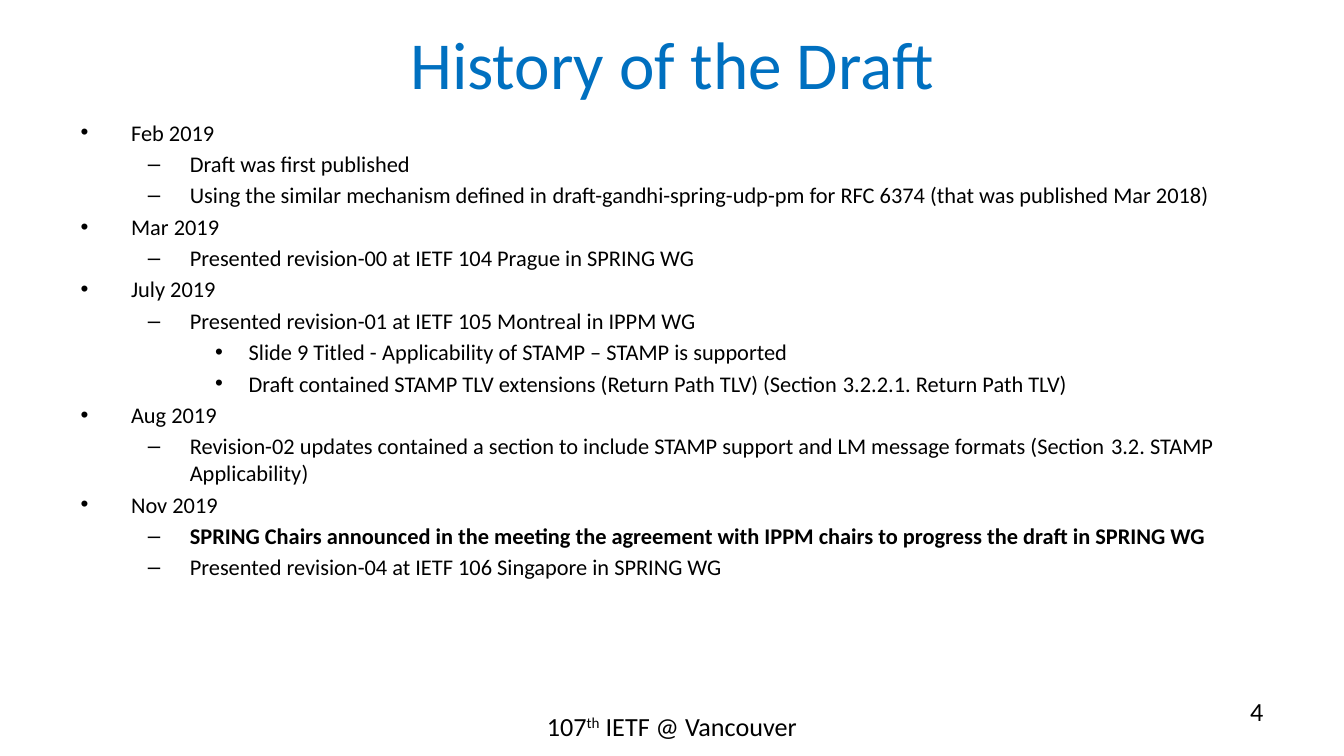
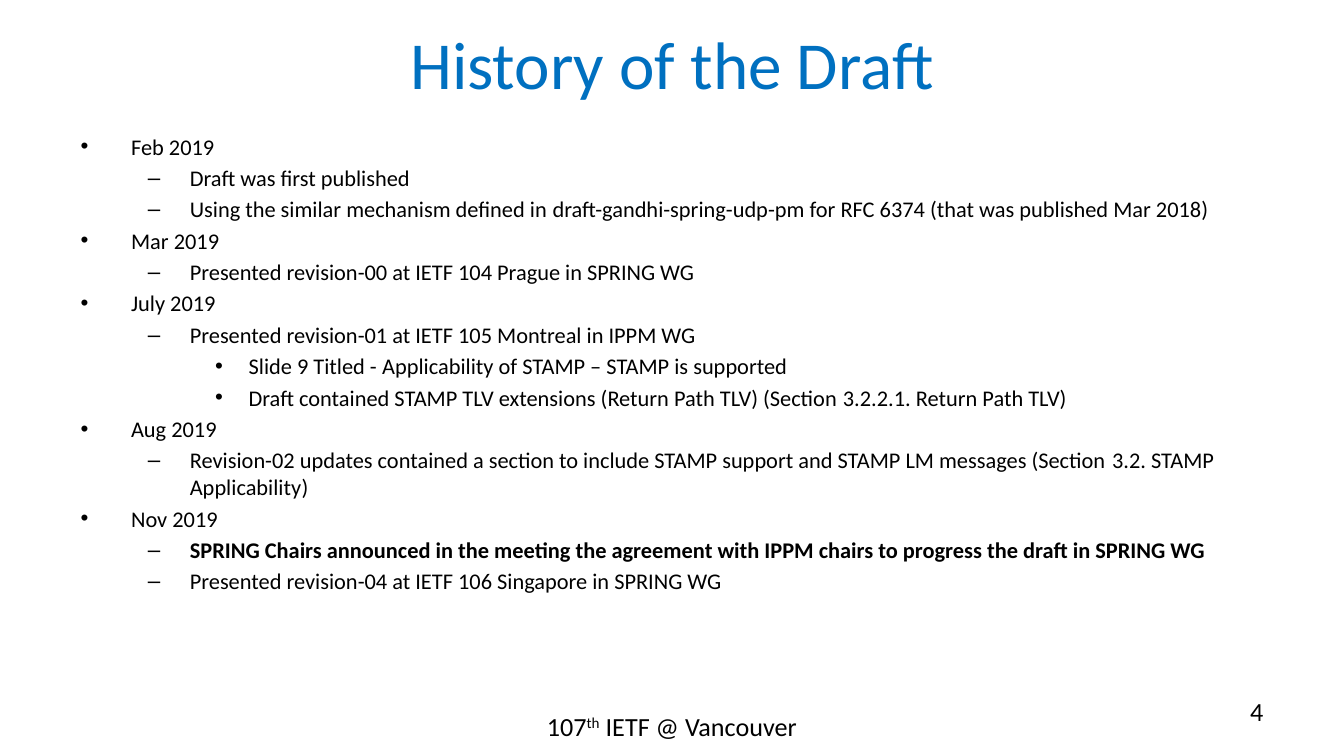
Before and after one commit to rakgandhi/ietf-slides, a slide deck: slide 4 of draft-gandhi-spring-twamp-srpm-07.pptx. Drawn at 1344x756 pixels with LibreOffice and Linux fonts; fonts in the diff are those of the drawing. Boxes give left, top, right and bottom in pixels: in the first picture for what was removed or moved away, otherwise in the second. Text is boxed around its words. In the diff, an @@ line names an element or a change of style, - is before the commit and + after.

```diff
--- a/draft-gandhi-spring-twamp-srpm-07.pptx
+++ b/draft-gandhi-spring-twamp-srpm-07.pptx
@@ text "Feb 2019": place and size @@
-text "Feb 2019" at bbox=[131, 125, 1213, 579]
+text "Feb 2019" at bbox=[131, 139, 1214, 593]
@@ text at bbox=[190, 452, 1214, 499]: text changed @@
-  – Revision-02 updates contained a section to include STAMP support and LM message formats (Section 3.2. STAMP Applicability)
+  – Revision-02 updates contained a section to include STAMP support and STAMP LM messages (Section 3.2. STAMP Applicability)
```
Also in this commit, not shown: 9 other slides changed.
